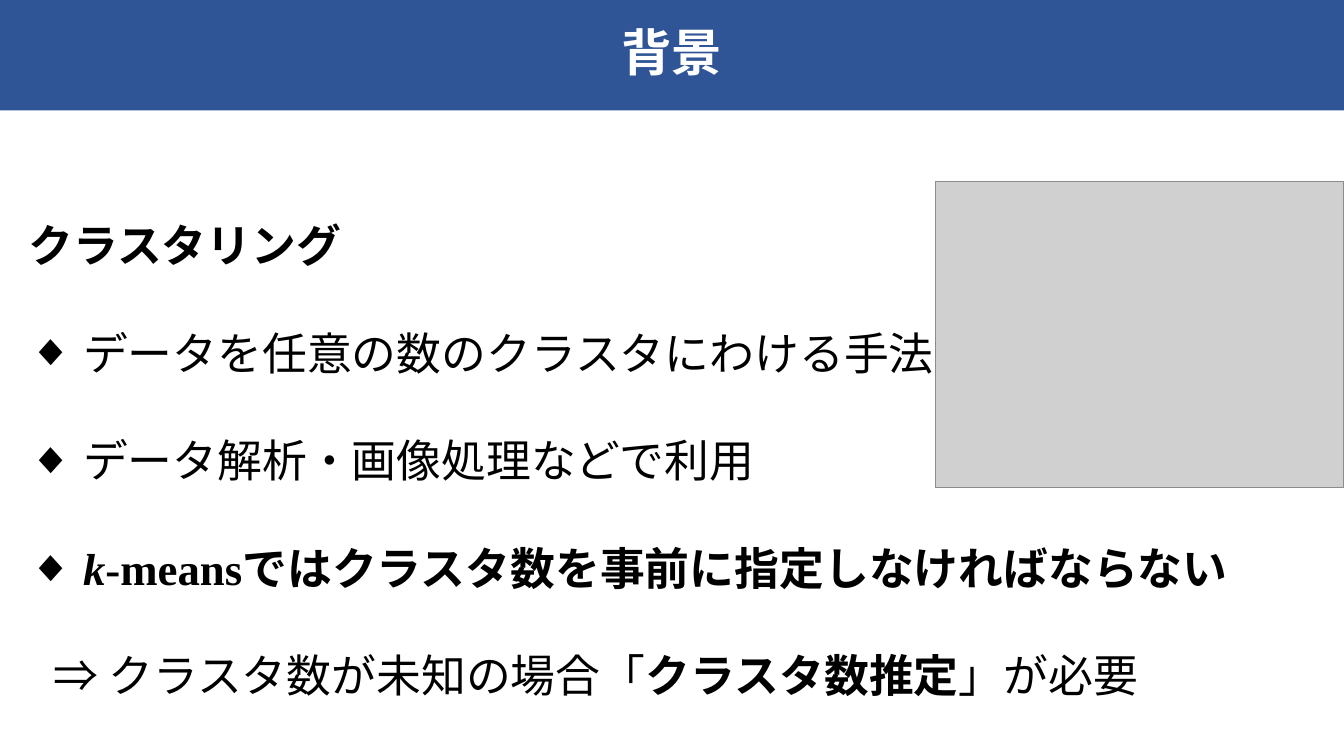
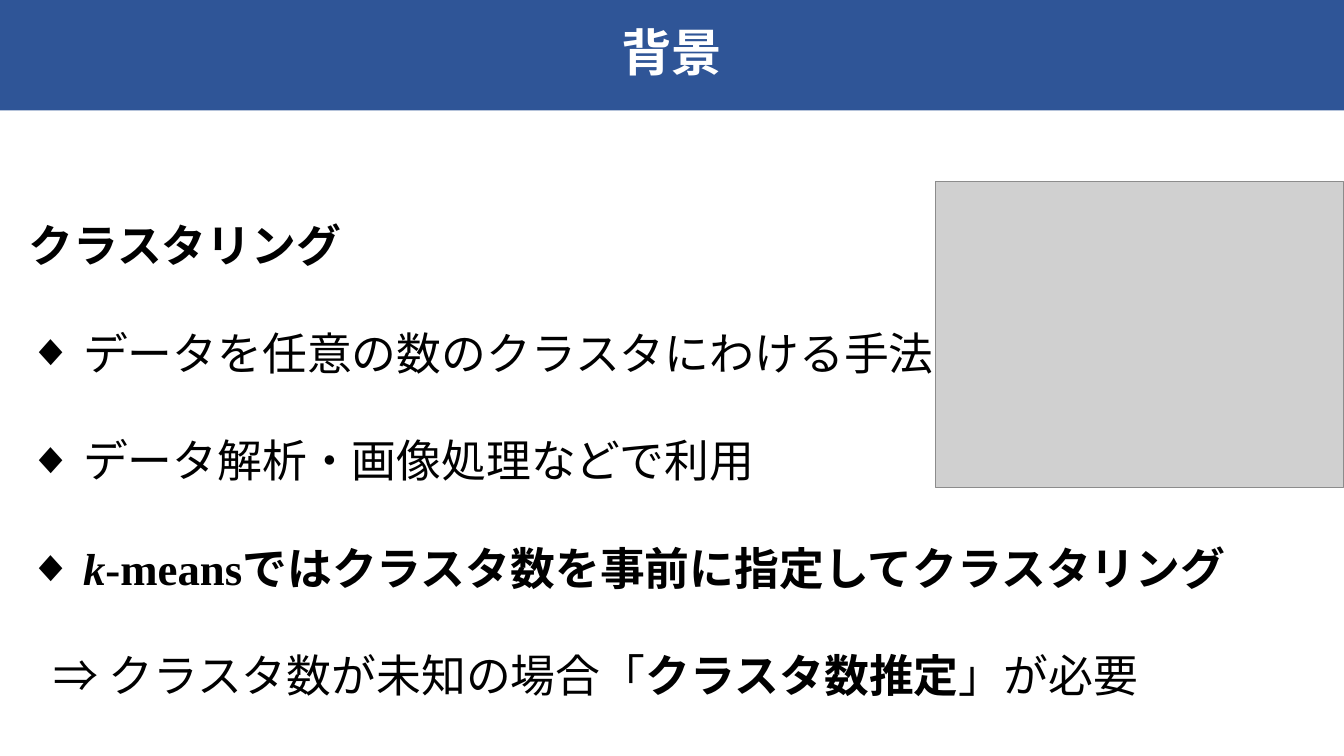
Before and after one commit to raryosu/graduation-research, a slide deck: slide 2 of docs/interim-presen/interim_hagihara.pptx. Drawn at 1344x756 pixels with LibreOffice and Linux fonts; fonts in the diff are those of the drawing; grey boxes stand for pictures. Boxes give left, top, right and bottom in pixels: in the first picture for what was removed or moved away, otherwise in the second. Text is boxed around its words. In the diff, an @@ line names an element or a change of style, - is before the commit and + after.

```diff
--- a/docs/interim-presen/interim_hagihara.pptx
+++ b/docs/interim-presen/interim_hagihara.pptx
@@ text at (83,550,1225,696): text changed @@
-◆ k-meansではクラスタ数を事前に指定しなければならない⇒ クラスタ数が未知の場合「クラスタ数推定」が必要
+◆ k-meansではクラスタ数を事前に指定してクラスタリング
+  ⇒ クラスタ数が未知の場合「クラスタ数推定」が必要
```
Also in this commit, not shown: 9 other slides changed.
